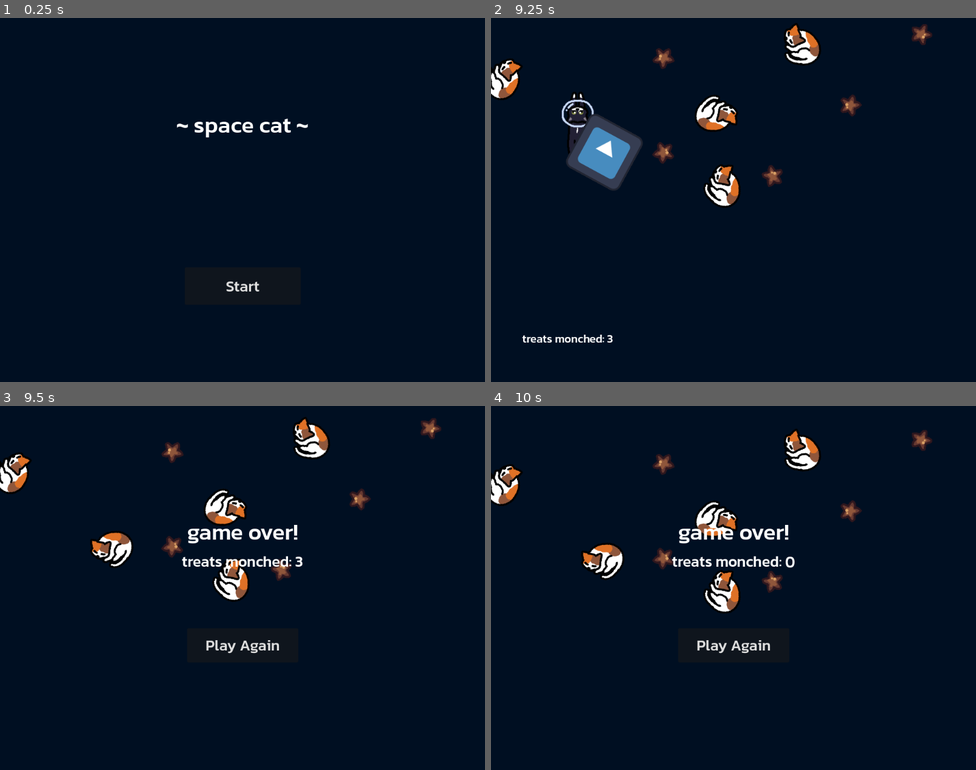
Above: before the commit, frames 1-4 (two rows, left to right).
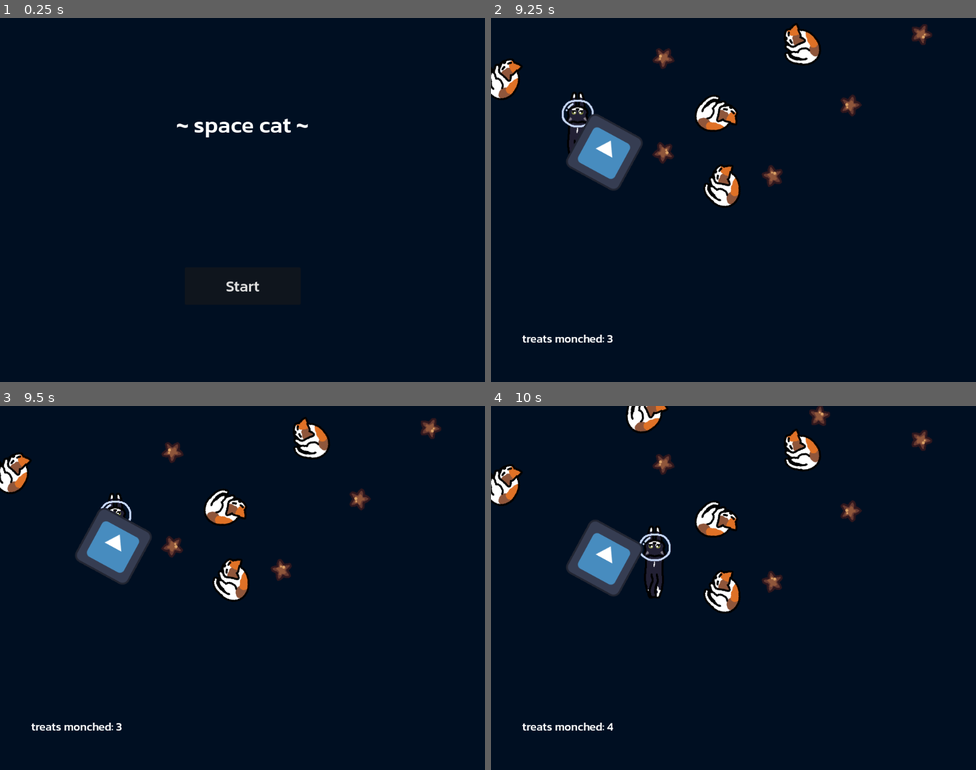
Above: after the commit, the same moments.

Repository: Kim-Lan/space-cat
Game: Godot game, scene res://main.tscn
The game is run twice, just before and just after one commit, with the same random seed, the same clock (stepped at 60 frames per second) and the same inputs. The engine's default icon, where the game draws it, is replaced by a stand-in: a white triangle on a blue panel in a dark square.
Inputs (mouse positions are in pixels of both pictures, inside the frame that each line leads up to):
- Up to frame 1 (0.25 s): no input
- Up to frame 2 (9.25 s): click "Start" at 0.5 s; hold Right (right) 1.28-2.03 s; hold Down (down) 2.03-2.78 s; hold Right (right) 2.78-3.53 s; hold Up (up) 3.53-4.28 s; hold Left (left) 4.28-5.78 s; hold Down (down) 5.78-6.53 s; hold Right (right) 6.53-7.28 s; hold Up (up) 7.28-8.03 s; hold Right (right) 8.03-8.78 s; hold Down (down) from 8.78 s (still down)
- Up to frame 3 (9.5 s): keep holding Down (down)
- Up to frame 4 (10 s): release Down (down) at 9.5 s; click (733, 646) at 9.5 s, where only the run before the commit has a clickable "Play Again"

Frames 1-2 are identical in both runs. In frame 3, 3.5% of the frame differs, in the area x 6-63%, y 23-90%; in frame 4, 4.7%, in the area x 6-70%, y 0-90%.

Commit message:
add hp

Diff:
--- a/UI/game_over_screen.gd
+++ b/UI/game_over_screen.gd
@@ -2,8 +2,8 @@
 
 signal play_again_button_pressed
 
-func set_score_label(str):
-	$ScoreLabel.text = str
+func set_score_label(text):
+	$ScoreLabel.text = text
 
 func _on_play_again_button_pressed():
 	play_again_button_pressed.emit()
--- a/main.gd
+++ b/main.gd
@@ -49,6 +49,3 @@
 func _on_treat_collected():
 	score += 1
 	$UI.update_score(score)
-
-func _on_player_hit():
-	game_over()
--- a/main.tscn
+++ b/main.tscn
@@ -45,7 +45,7 @@
 
 [node name="UI" parent="." instance=ExtResource("4_5gj3v")]
 
-[connection signal="hit" from="Player" to="." method="_on_player_hit"]
+[connection signal="health_depleted" from="Player" to="." method="game_over"]
 [connection signal="timeout" from="NPCTimer" to="." method="_on_npc_timer_timeout"]
 [connection signal="timeout" from="TreatTimer" to="." method="_on_treat_timer_timeout"]
 [connection signal="start_game" from="UI" to="." method="new_game"]
--- a/player.gd
+++ b/player.gd
@@ -1,14 +1,17 @@
 extends Area2D
 
-signal hit
+signal health_depleted
 @export var autoscroll: Vector2
 
 const ACCELERATION = 400
 const MAX_SPEED = 400
 const FRICTION = 100
 
+const MAX_HEALTH = 3
+
 var screen_size
-var velocity = Vector2.ZERO
+var velocity: Vector2
+var health: int
 
 func _ready():
 	hide()
@@ -18,6 +21,7 @@
 	position = pos
 	show()
 	velocity = autoscroll
+	health = MAX_HEALTH
 	$DamageArea.disabled = false
 
 func _physics_process(delta):
@@ -48,7 +52,12 @@
 	if (position.y <= player_bounds.y / 2) or (position.y >= screen_size.y - player_bounds.y / 2):
 		velocity.y = 0
 
+func take_damage(dmg):
+	health -= dmg
+	if health <= 0:
+		hide()
+		health_depleted.emit()
+		$DamageArea.set_deferred("disabled", true)
+
 func _on_area_entered(area):
-	hide()
-	hit.emit()
-	$DamageArea.set_deferred("disabled", true)
+	take_damage(1)
--- a/player.tscn
+++ b/player.tscn
@@ -41,4 +41,6 @@
 position = Vector2(-0.5, -2)
 shape = SubResource("RectangleShape2D_wplpl")
 
+[node name="BapCooldown" type="Timer" parent="."]
+
 [connection signal="area_entered" from="." to="." method="_on_area_entered"]
